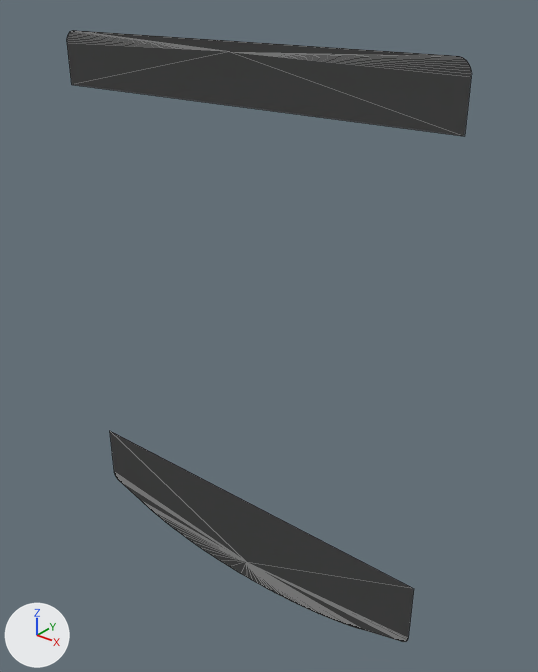
The OBJ model fork/floating-media/DATA/float_vita_r_bands.obj, before and after one commit.
One viewpoint serves both versions: a camera (50 mm lens) standing at (1.086, -1.282, 0.807) and looking at (0.048, 0.015, 0.003). Every picture has the same lights, and +X, +Y and +Z are marked at lower left. The older version comes first. Mesh edges are drawn as thin lines. Where no turn or scale is listed for an object, it has been applied to the vertices.

The first picture shows 'float_vita_r_bands'.
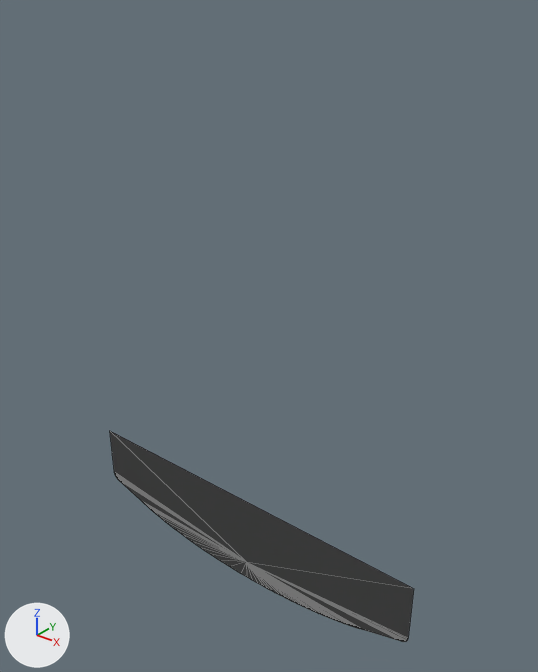
Pixel boxes (x1, y1, x2, y2) of what changed, in the pictures (538 x 672 px):
'float_vita_r_bands', reshaped (25% narrower, 65% shorter)
    before: (67, 30, 472, 642)
    after: (110, 431, 414, 642)
part 1 of me_float_vita_r_bands, deleted
    before: (67, 30, 472, 136)

What changed in the scene script:
```text
Change me_float_vita_r_bands:
    used by ob_float_vita_r_bands; location = (0.0, 0.0, 0.0)
    remove me_float_vita_r_bands.from_pydata(...)  # 102 vertices, 100 faces; spans x -0.54..0.531, y -0.049, z -0.752..0.685
    add me_float_vita_r_bands.from_pydata(...)  # 77 vertices, 76 faces; spans x -0.54..0.531, y -0.049, z -0.752..-0.48
    me_float_vita_r_bands part 1: the loose piece of 25 vertices spanning x -0.54..0.531, y -0.049, z 0.556..0.685 is deleted
```
